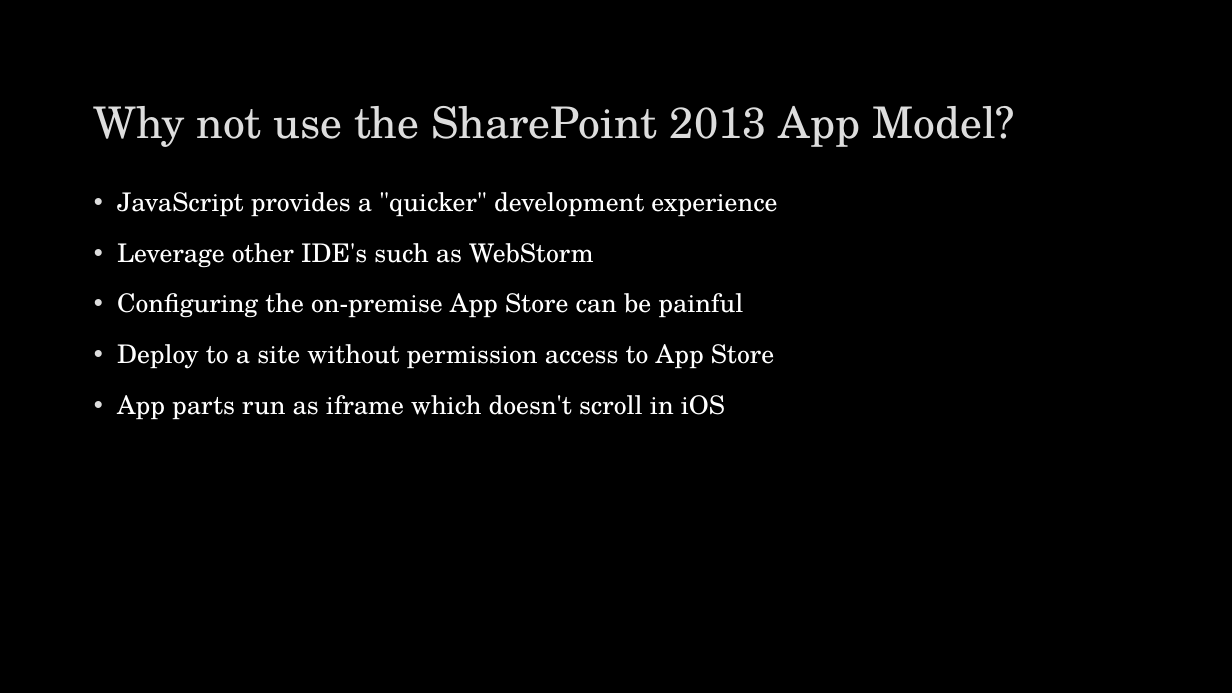
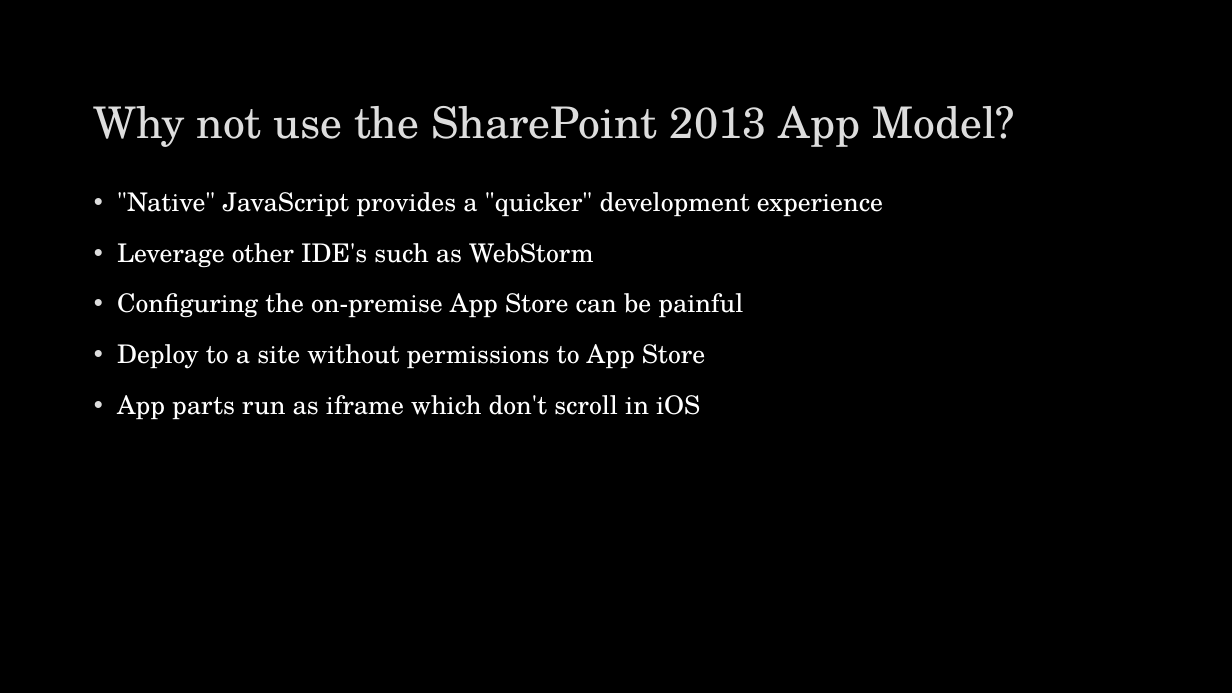
Before and after one commit to spietrek/SharePointCincy2015, a slide deck: slide 23 of Building SPAs in SharePoint Using AngularJS.pptx (slide 31 before the commit). Drawn at 1232x693 pixels with LibreOffice and Linux fonts; fonts in the diff are those of the drawing; background and template pictures are left out. Boxes give left, top, right and bottom in pixels: in the first picture for what was removed or moved away, otherwise in the second. Text is boxed around its words. In the diff, an @@ line names an element or a change of style, - is before the commit and + after.

```diff
--- a/Building SPAs in SharePoint Using AngularJS.pptx
+++ b/Building SPAs in SharePoint Using AngularJS.pptx
@@ text at box(117, 192, 883, 217): text changed @@
-• JavaScript provides a "quicker" development experience
+• "Native" JavaScript provides a "quicker" development experience
@@ text at box(117, 344, 705, 420): text changed @@
-• Deploy to a site without permission access to App Store
-• App parts run as iframe which doesn't scroll in iOS
+• Deploy to a site without permissions to App Store
+• App parts run as iframe which don't scroll in iOS
```
Also in this commit, not shown: 12 other slides changed, 8 slides removed.
